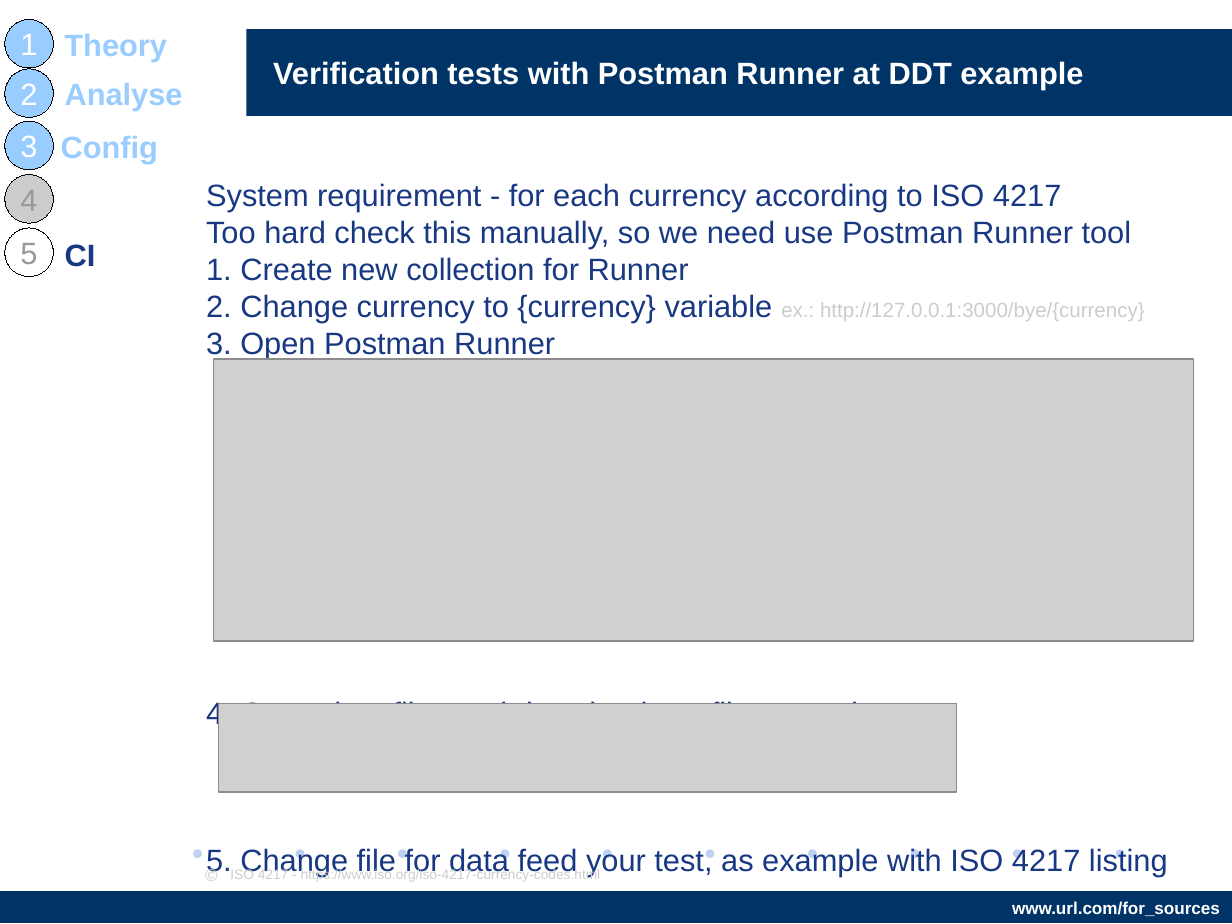
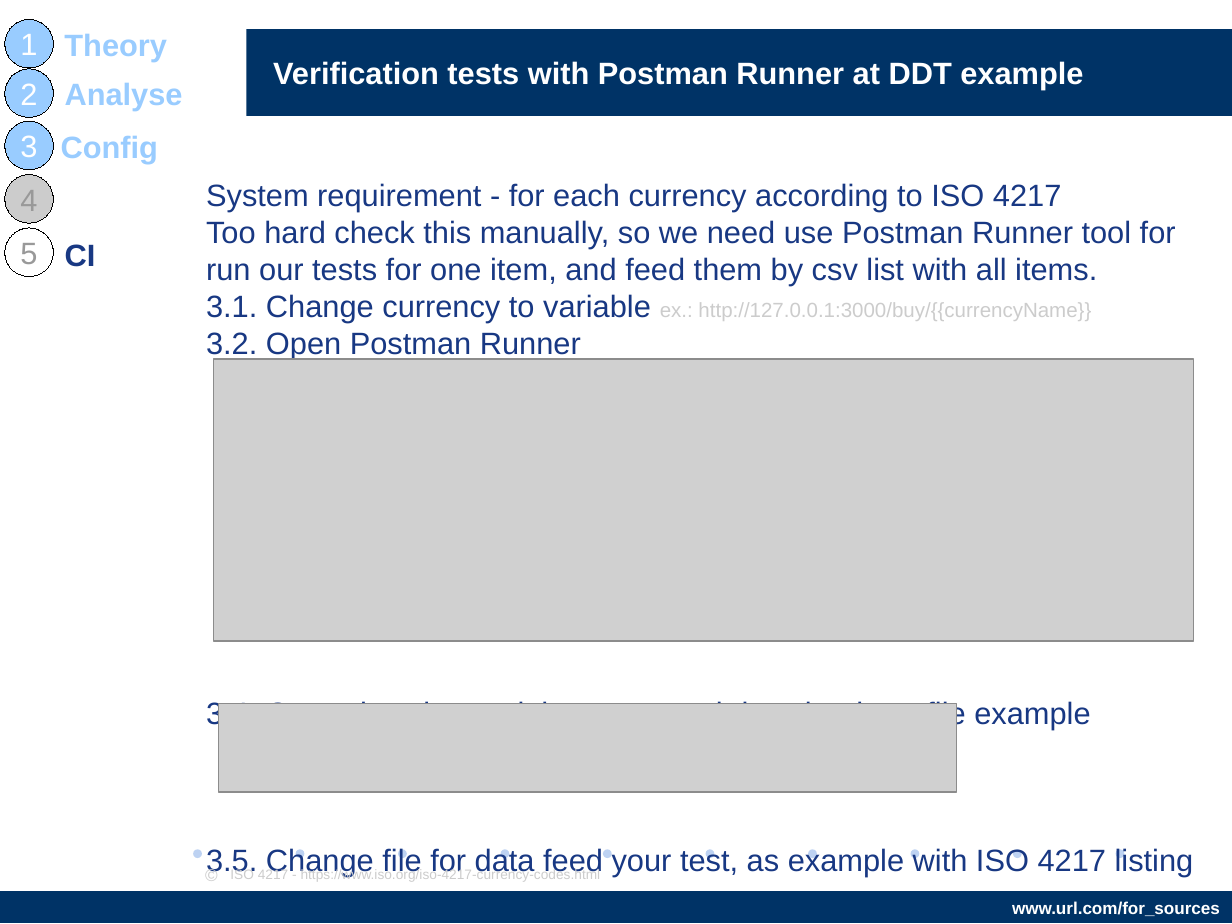
Before and after one commit to AndriiStepura/letslearnapitesting, a slide deck: slide 25 of StartTestingApiWithPostman.odp (slide 20 before the commit). Drawn at 1232x924 pixels with LibreOffice and Linux fonts; fonts in the diff are those of the drawing; grey boxes stand for pictures; background and template pictures are left out. Boxes give left, top, right and bottom in pixels: in the first picture for what was removed or moved away, otherwise in the second. Text is boxed around its words. In the diff, an @@ line names an element or a change of style, - is before the commit and + after.

```diff
--- a/StartTestingApiWithPostman.odp
+++ b/StartTestingApiWithPostman.odp
@@ text at [206, 220, 1194, 877]: text changed @@
-Too hard check this manually, so we need use Postman Runner tool
-1. Create new collection for Runner
-2. Change currency to {currency} variable ex.: http://127.0.0.1:3000/bye/{currency}
-3. Open Postman Runner
-4. Open data files and download csv file example
-5. Change file for data feed your test, as example with ISO 4217 listing
+Too hard check this manually, so we need use Postman Runner tool for run our tests for one item, and feed them by csv list with all items.
+3.1. Change currency to variable ex.: http://127.0.0.1:3000/buy/{{currencyName}}
+3.2. Open Postman Runner
+3.4. Open docs in top right corner and download csv file example
+3.5. Change file for data feed your test, as example with ISO 4217 listing
```
Also in this commit, not shown: 9 other slides changed, 4 slides added, 3 other files.
